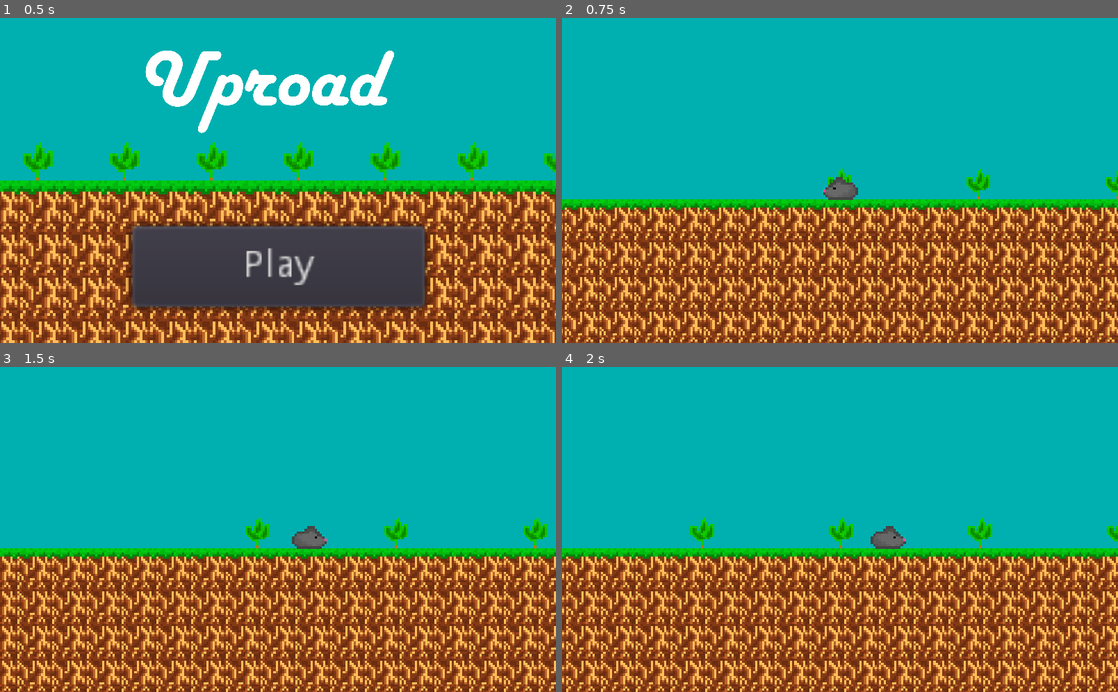
Above: before the commit, frames 1-4 (two rows, left to right).
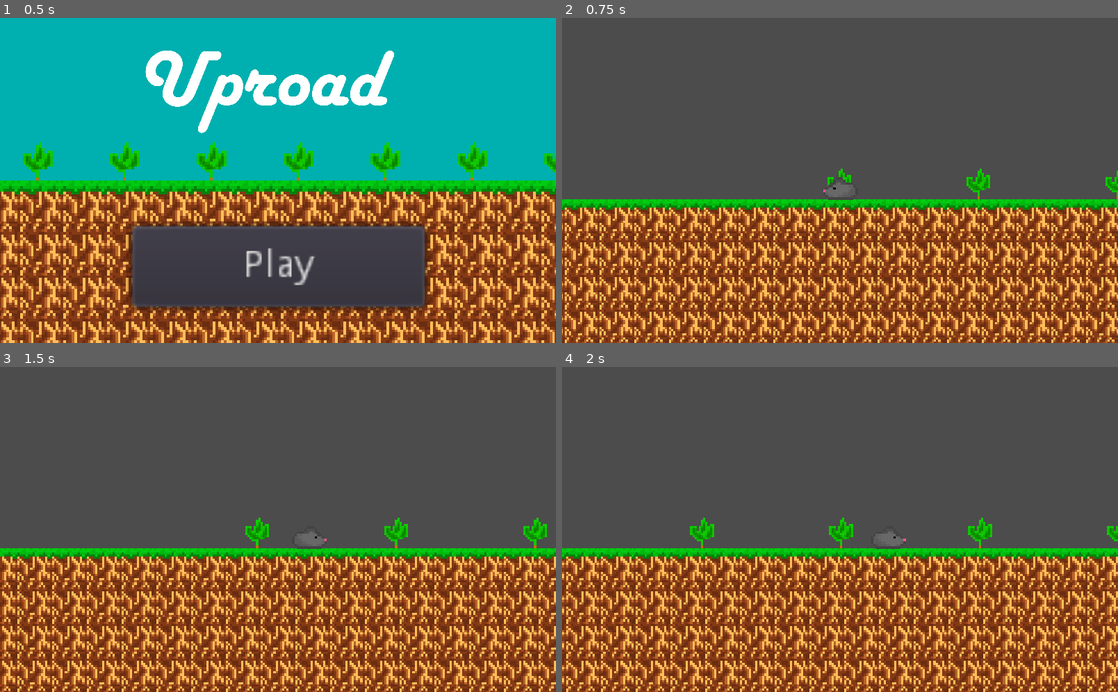
Above: after the commit, the same moments.

Repository: EndersteveGamer/GGJ-2023
Game: Godot game, scene res://Scene/Intro/Intro.tscn
Two runs of this game, one before a commit and one after it. Both use one fixed random seed, a clock stepped at 60 frames per second and the inputs below.
Inputs:
- Up to frame 1 (0.5 s): no input
- Up to frame 2 (0.75 s): click "Play" at 0.5 s
- Up to frame 3 (1.5 s): tap Enter at 1.25 s; hold Right (ui_right) from 1.28 s (still down)
- Up to frame 4 (2 s): keep holding Right (ui_right)

Frame 1 is identical in both runs. In frame 2, 55% of the frame differs, in the area x 0-100%, y 0-56%; in frame 3, 55%; in frame 4, 55%.

Commit message:
Progress

Diff:
--- a/The Other Godot Project/Scene/Game.tscn
+++ b/The Other Godot Project/Scene/Game.tscn
@@ -1,6 +1,7 @@
-[gd_scene load_steps=8 format=2]
+[gd_scene load_steps=10 format=2]
 
 [ext_resource path="res://Scene/Rat.tscn" type="PackedScene" id=1]
+[ext_resource path="res://Sprite/Root Block.png" type="Texture" id=2]
 [ext_resource path="res://Scene/AudioManager.gd" type="Script" id=3]
 [ext_resource path="res://Script/Game.gd" type="Script" id=4]
 [ext_resource path="res://Sprite/Rooted Grass.png" type="Texture" id=5]
@@ -22,6 +23,9 @@
 		get_tree().quit()
 	pass
 "
+
+[sub_resource type="ConvexPolygonShape2D" id=3]
+points = PoolVector2Array( 0, 0, 16, 0, 16, 16, 0, 16 )
 
 [sub_resource type="TileSet" id=2]
 0/name = "Rooted Grass.png 0"
@@ -52,6 +56,27 @@
 1/shape_one_way_margin = 0.0
 1/shapes = [  ]
 1/z_index = 0
+2/name = "Root Block.png 2"
+2/texture = ExtResource( 2 )
+2/tex_offset = Vector2( 0, 0 )
+2/modulate = Color( 1, 1, 1, 1 )
+2/region = Rect2( 0, 0, 16, 16 )
+2/tile_mode = 0
+2/occluder_offset = Vector2( 0, 0 )
+2/navigation_offset = Vector2( 0, 0 )
+2/shape_offset = Vector2( 0, 0 )
+2/shape_transform = Transform2D( 1, 0, 0, 1, 0, 0 )
+2/shape = SubResource( 3 )
+2/shape_one_way = false
+2/shape_one_way_margin = 1.0
+2/shapes = [ {
+"autotile_coord": Vector2( 0, 0 ),
+"one_way": false,
+"one_way_margin": 1.0,
+"shape": SubResource( 3 ),
+"shape_transform": Transform2D( 1, 0, 0, 1, 0, 0 )
+} ]
+2/z_index = 0
 
 [node name="Game" type="Node2D"]
 script = ExtResource( 4 )
@@ -67,11 +92,12 @@
 script = SubResource( 1 )
 
 [node name="ColorRect" type="ColorRect" parent="Player/Camera2D"]
+visible = false
 show_behind_parent = true
-margin_left = -600.0
-margin_top = -379.0
-margin_right = 578.0
-margin_bottom = 398.0
+margin_left = -1112.0
+margin_top = -628.0
+margin_right = 979.0
+margin_bottom = 740.0
 color = Color( 0, 0.690196, 0.690196, 1 )
 
 [node name="AudioManager" type="Node2D" parent="."]
@@ -83,4 +109,4 @@
 tile_set = SubResource( 2 )
 cell_size = Vector2( 16, 16 )
 format = 1
-tile_data = PoolIntArray( 65452, 0, 0, 65453, 0, 0, 65454, 0, 0, 6 …(13558 unchanged characters)…
+tile_data = PoolIntArray( -786452, 2, 0, -720916, 2, 0, -655380, 2, 0, -589844, 2, 0, -524308, 2, 0, -458772, 2, 0, -393236, 2, 0, -327700, 2, 0, -262164, 2, 0, -196628, 2, 0, -131092, 2, 0, -65556, 2, 0, -20, 2, 0, 65452, 0, 0, 65453, 0, 0, 65454, 0, 0, 6 …(13558 unchanged characters)…
Not shown, added: The Other Godot Project/Sprite/Root Block.png.import
